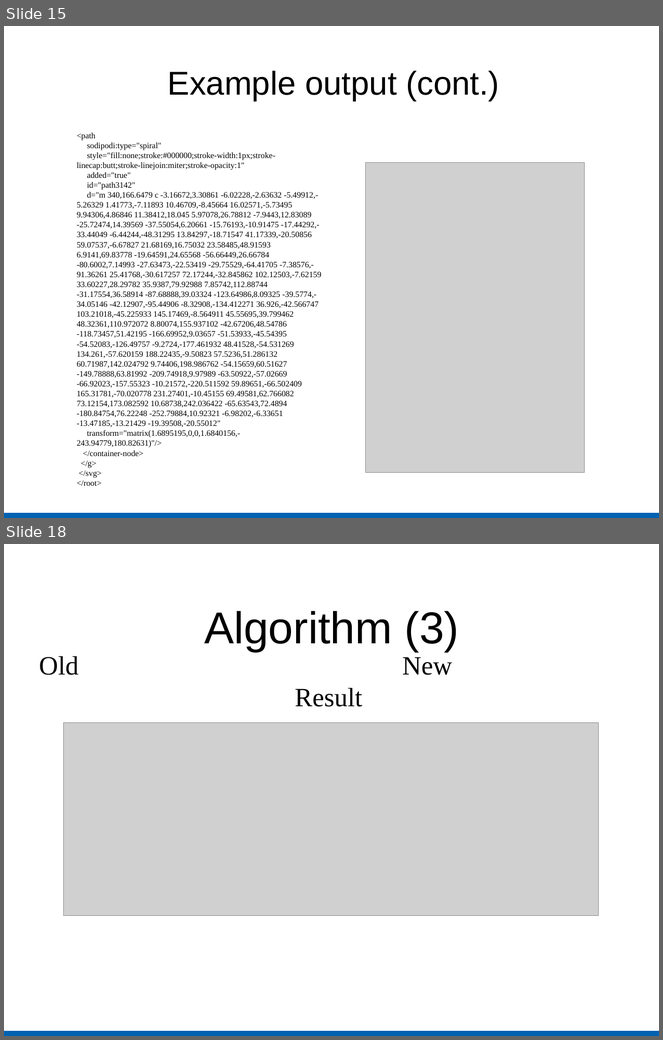
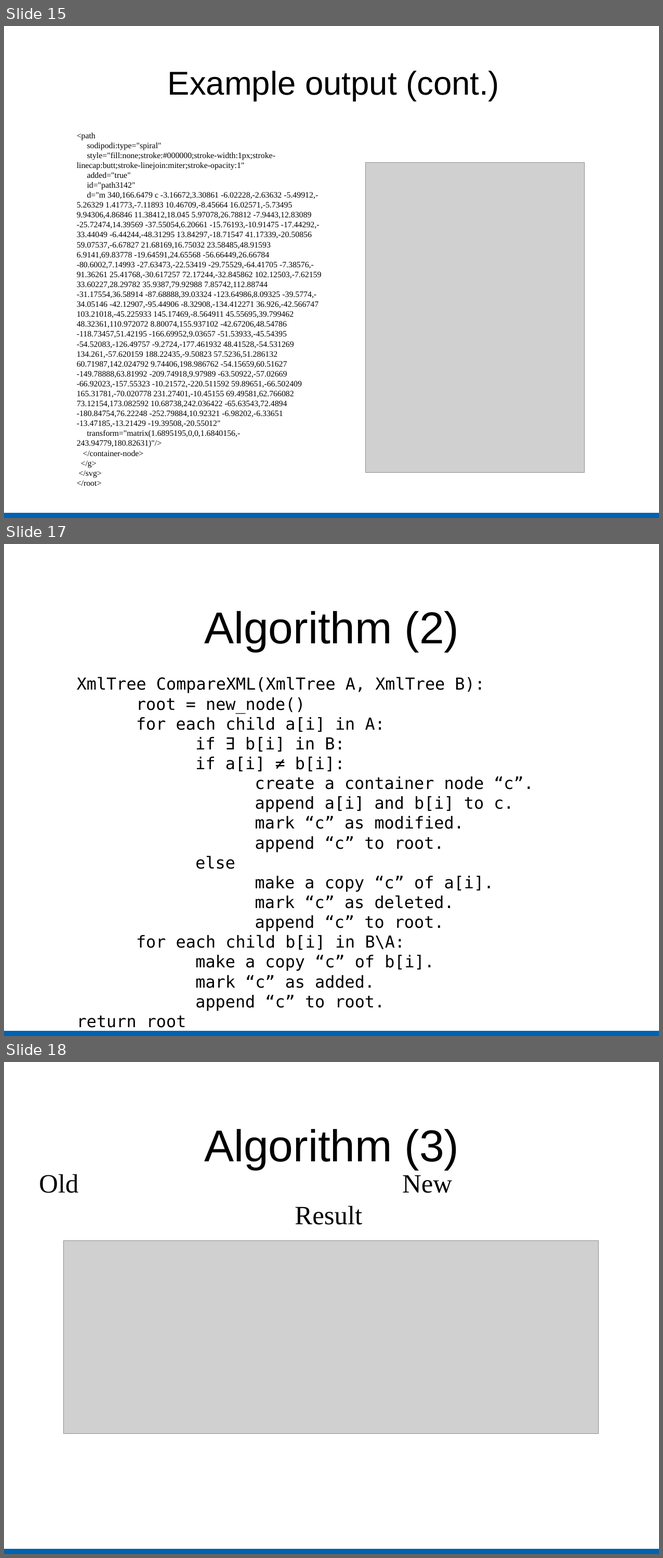
Before and after one commit to kratos12000/FastXMLDiff, a slide deck: Presentation/Slides.odp. Shown one above the other, each under a label of ours: slides 15 and 18 before the commit, slides 15, 17 and 18 after it; the slides between them are not shown. The pictures are 663x1040 and 663x1558 pixels, drawn with LibreOffice and Linux fonts; fonts in the diff are those of the drawing; grey boxes stand for pictures. Boxes give left, top, right and bottom in pixels: in the first picture for what was removed or moved away, otherwise in the second. Text is boxed around its words. In the diff, an @@ line names an element or a change of style, - is before the commit and + after.

Commit message:
Rewrote algorithm section a little.
Also cleaned up a few other slides. Nothing major.

```diff
--- a/Presentation/Slides.odp
+++ b/Presentation/Slides.odp
@@ slide 17 added at bbox=[4, 544, 659, 1036], background #FFFFFF; not listed: 1 template element that a slide beside it also shows @@
@@ title added at bbox=[204, 611, 460, 652], 54 pt, text #000000 @@
+Algorithm (2)
@@ text added at bbox=[77, 677, 534, 1028], 20 pt, text #000000 @@
+XmlTree CompareXML(XmlTree A, XmlTree B):
+root = new_node()
+for each child a[i] in A:
+if ∃ b[i] in B:
+if a[i] ≠ b[i]:
+create a container node “c”.
+append a[i] and b[i] to c.
+mark “c” as modified.
+append “c” to root.
+else
+make a copy “c” of a[i].
+mark “c” as deleted.
+append “c” to root.
+for each child b[i] in B\A:
+make a copy “c” of b[i].
+mark “c” as added.
+append “c” to root.
+return root
```
Also in this commit, not shown: 5 slides changed, 1 other slide added, 2 slides removed.
